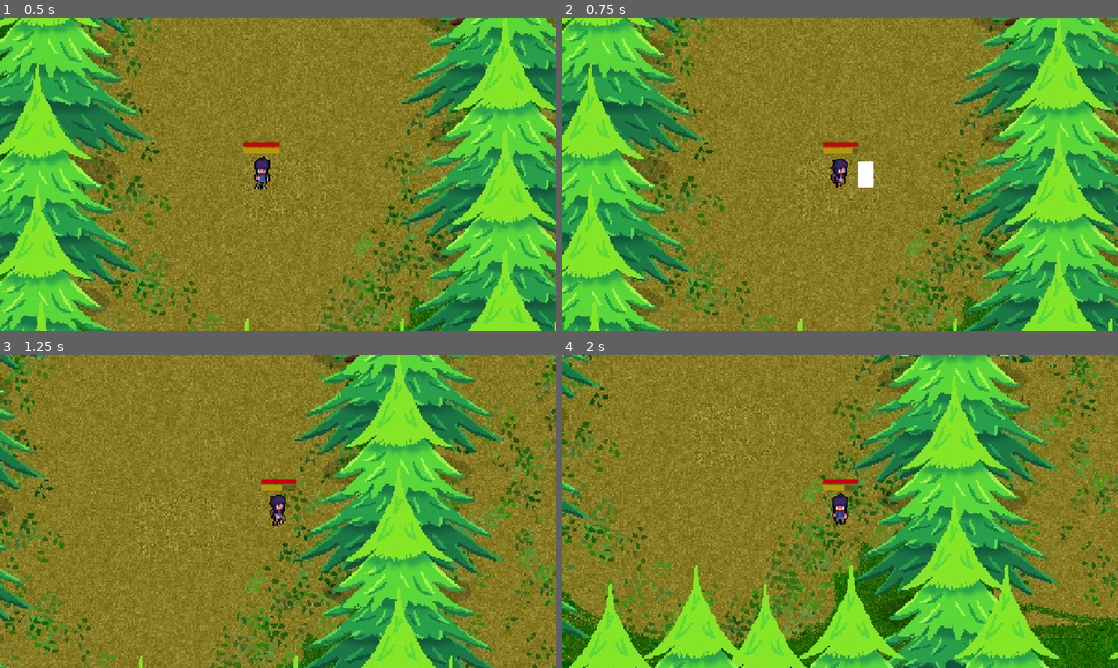
Above: before the commit, frames 1-4 (two rows, left to right).
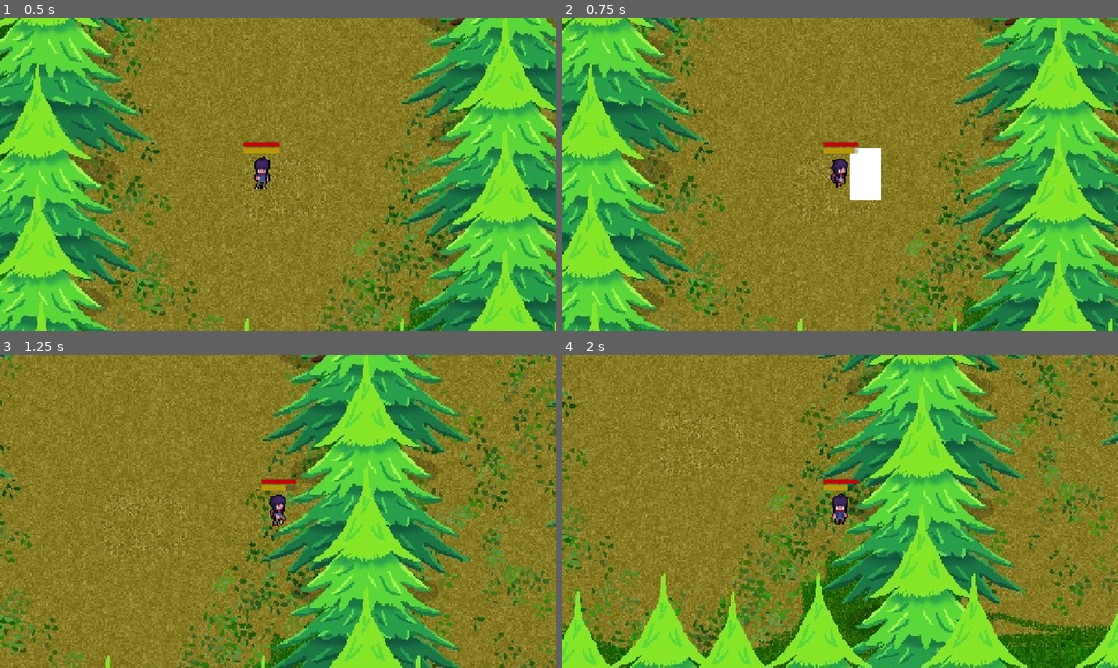
Above: after the commit, the same moments.

Repository: CAHSI-Game-Studios/CGS-project
Game: Godot game, scene res://games/gameA/scenes/GameAScene.tscn
Same seed, same stepped clock (60 frames per second), same inputs: the game is played once before the commit and once after it. This scene is started directly instead of the project's main scene.
Inputs (mouse positions are in pixels of both pictures, inside the frame that each line leads up to):
- Up to frame 1 (0.5 s): no input
- Up to frame 2 (0.75 s): tap Enter at 0.5 s; move the mouse to (962, 158) at 0.52 s; hold D (move_right) from 0.53 s (still down); tap K (game_a_attack) at 0.6 s; click (962, 158) at 0.67 s
- Up to frame 3 (1.25 s): keep holding D (move_right); tap J (game_a_dash) at 0.8 s
- Up to frame 4 (2 s): move the mouse to (728, 527) at 1.27 s; release D (move_right) at 1.28 s; hold S (move_down) from 1.28 s (still down); tap J (game_a_dash) at 1.35 s; tap I (game_a_blocking, bound only after the commit) at 1.55 s

Frame 1 is identical in both runs. In frame 2, 0.7% of the frame differs, in the area x 51-58%, y 41-59%; in frame 3, 49%; in frame 4, 57%, in the area x 0-100%, y 0-100%.

Commit message:
Implement additional Game A player abilities

Diff:
--- a/src/games/gameA/scenes/player.tscn
+++ b/src/games/gameA/scenes/player.tscn
@@ -4,6 +4,7 @@
 [ext_resource type="Texture2D" uid="uid://cmqgvbnajfmnw" path="res://games/gameA/assets/The Male adventurer - Free/Death/death_normal_down.png" id="2_gmivo"]
 [ext_resource type="Texture2D" uid="uid://bfmk650vfyfvl" path="res://games/gameA/assets/The Male adventurer - Free/Idle/idle_down.png" id="2_helh4"]
 [ext_resource type="Texture2D" uid="uid://doyc17efavgrm" path="res://games/gameA/assets/The Male adventurer - Free/Walk/walk_down.png" id="2_i75ac"]
+[ext_resource type="PackedScene" uid="uid://ice8ybrngstv" path="res://games/gameA/scenes/player_projectile.tscn" id="2_q6d60"]
 [ext_resource type="Texture2D" uid="uid://bbgp4e38vwya1" path="res://games/gameA/assets/The Male adventurer - Free/Walk/walk_right_down.png" id="2_s0poa"]
 [ext_resource type="Texture2D" uid="uid://c01nfc7egl8v" path="res://games/gameA/assets/The Male adventurer - Free/Walk/walk_left_down.png" id="3_2s8eo"]
 [ext_resource type="Texture2D" uid="uid://b0clbuwlevlbu" path="res://games/gameA/assets/The Male adventurer - Free/Idle/idle_left_down.png" id="3_gmivo"]
@@ -1075,6 +1076,7 @@
 [node name="Player" type="CharacterBody2D" unique_id=102526350]
 collision_mask = 4
 script = ExtResource("1_18y4s")
+player_projectile_scene = ExtResource("2_q6d60")
 
 [node name="animations" type="AnimatedSprite2D" parent="." unique_id=207314538]
 sprite_frames = SubResource("SpriteFrames_gmybj")
@@ -1089,10 +1091,30 @@
 collision_mask = 2
 
 [node name="attack_collision" type="CollisionShape2D" parent="attack_area" unique_id=137975417]
+scale = Vector2(2, 2)
 shape = SubResource("RectangleShape2D_esnmb")
 
 [node name="temp_visual" type="Polygon2D" parent="attack_area" unique_id=284217516]
-position = Vector2(0, -15)
+visible = false
+position = Vector2(0, -30)
+scale = Vector2(2, 2)
+polygon = PackedVector2Array(-10, 9, -10, 21, 10, 21, 10, 9)
+
+[node name="heavy_attack_area" type="Area2D" parent="." unique_id=892469099]
+position = Vector2(0, 15)
+collision_layer = 0
+collision_mask = 2
+
+[node name="attack_collision" type="CollisionShape2D" parent="heavy_attack_area" unique_id=176649105]
+position = Vector2(0, 18)
+scale = Vector2(4, 5)
+shape = SubResource("RectangleShape2D_esnmb")
+debug_color = Color(0.9220858, 0.08970549, 0.6476154, 0.41960785)
+
+[node name="temp_visual" type="Polygon2D" parent="heavy_attack_area" unique_id=974216836]
+visible = false
+position = Vector2(0, -57)
+scale = Vector2(4, 5)
 polygon = PackedVector2Array(-10, 9, -10, 21, 10, 21, 10, 9)
 
 [node name="hitbox_area" type="Area2D" parent="." unique_id=867674304]
@@ -1144,13 +1166,30 @@
 autostart = true
 
 [node name="attack_cooldown" type="Timer" parent="." unique_id=1408741538]
+wait_time = 0.5
+one_shot = true
+
+[node name="heavy_attack_cooldown" type="Timer" parent="." unique_id=41991980]
+wait_time = 1.5
+one_shot = true
+
+[node name="stun_cooldown" type="Timer" parent="." unique_id=833807749]
+wait_time = 2.0
 one_shot = true
 
 [connection signal="area_entered" from="attack_area" to="." method="_on_attack_area_area_entered"]
 [connection signal="body_entered" from="attack_area" to="." method="_on_attack_area_body_entered"]
+[connection signal="area_entered" from="heavy_attack_area" to="." method="_on_attack_area_area_entered"]
+[connection signal="area_entered" from="heavy_attack_area" to="." method="_on_heavy_attack_area_area_entered"]
+[connection signal="body_entered" from="heavy_attack_area" to="." method="_on_attack_area_body_entered"]
 [connection signal="area_entered" from="hitbox_area" to="." method="_on_hitbox_area_area_entered"]
 [connection signal="body_entered" from="hitbox_area" to="." method="_on_hitbox_area_body_entered"]
 [connection signal="timeout" from="dash_cooldown" to="." method="_on_dash_cooldown_timeout"]
 [connection signal="timeout" from="stamina_regen" to="." method="_on_stamina_regen_timeout"]
 [connection signal="timeout" from="regen" to="." method="_on_regen_timeout"]
 [connection signal="timeout" from="attack_cooldown" to="." method="_on_attack_cooldown_timeout"]
+[connection signal="timeout" from="heavy_attack_cooldown" to="." method="_on_attack_cooldown_timeout"]
+[connection signal="timeout" from="heavy_attack_cooldown" to="." method="_on_heavy_attack_cooldown_timeout"]
+[connection signal="timeout" from="stun_cooldown" to="." method="_on_attack_cooldown_timeout"]
+[connection signal="timeout" from="stun_cooldown" to="." method="_on_stun_cooldown_timeout"]
+[connection signal="timeout" from="stun_cooldown" to="." method="_on_heavy_attack_cooldown_timeout"]
--- /dev/null
+++ b/src/games/gameA/scenes/player_projectile.gd
@@ -0,0 +1,18 @@
+extends GameAProjectile
+
+func _on_area_entered(area: Area2D):
+	if area.get_parent() == null:
+		return
+
+	var enemy := area.get_parent()
+
+	if enemy is GameAEnemy:
+		enemy.take_damage(damage)
+
+	queue_free()
+
+func _on_body_entered(body: Node2D):
+	if body is GameAEnemy:
+		body.take_damage(damage)
+
+	queue_free()
--- /dev/null
+++ b/src/games/gameA/scenes/player_projectile.tscn
@@ -0,0 +1,14 @@
+[gd_scene format=3 uid="uid://ice8ybrngstv"]
+
+[ext_resource type="Script" uid="uid://832ngpe5yujc" path="res://games/gameA/scenes/player_projectile.gd" id="1_6gpdq"]
+
+[sub_resource type="CapsuleShape2D" id="CapsuleShape2D_us073"]
+
+[node name="PlayerProjectile" type="Area2D" unique_id=1571769180]
+collision_layer = 2
+collision_mask = 3
+script = ExtResource("1_6gpdq")
+
+[node name="CollisionShape2D" type="CollisionShape2D" parent="." unique_id=2013667293]
+rotation = 1.5707964
+shape = SubResource("CapsuleShape2D_us073")
--- a/src/games/gameA/scripts/player.gd
+++ b/src/games/gameA/scripts/player.gd
@@ -3,7 +3,7 @@
 
 # ->> W,A,S,D FOR MOVEMENT J,K FOR DASH AND ATTACK <<-
 # ->> W,A,S,D FOR MOVEMENT J,K FOR DASH AND ATTACK <<-
-
+@export var player_projectile_scene: PackedScene
 
 # -------------------------
 # MOVEMENT
@@ -26,6 +26,9 @@
 var is_stamina_regen = false
 var is_dash_cooldown = false
 var is_attack_cooldown = false
+var is_heavy_attack_cooldown = false
+var is_blocking = false
+var is_stunned = false
 
 
 # -------------------------
@@ -33,6 +36,7 @@
 # -------------------------
 
 var base_damage = 20
+var heavy_damage = 30
 var crit_chance = 0.05
 var crit_multiplier = 2.0
 
@@ -44,6 +48,8 @@
 func _ready():
 	$attack_area/attack_collision.disabled = true
 	$attack_area/temp_visual.hide()
+	$heavy_attack_area/attack_collision.disabled = true
+	$heavy_attack_area/temp_visual.hide()
 
 	$UI/health_bar.max_value = max_health
 	$UI/health_bar.value = health
@@ -57,6 +63,10 @@
 # -------------------------
 
 func _physics_process(_delta: float) -> void:
+
+	if is_stunned:
+		velocity = Vector2.ZERO
+		return
 
 	var direction = Vector2(
 		Input.get_axis("move_left", "move_right"),
@@ -68,7 +78,7 @@
 	if Input.is_action_just_pressed("game_a_dash") && !is_dash_cooldown && stamina >= 20:
 		$hitbox_area/hitbox_collision.disabled = true
 
-		SPEED = 225
+		SPEED = 350
 
 		is_dash_cooldown = true
 		is_stamina_regen = false
@@ -85,9 +95,9 @@
 		$hitbox_area/hitbox_collision.disabled = false
 
 
-	# ATTACK
-	if Input.is_action_just_pressed("game_a_attack") && !is_attack_cooldown && stamina >= 20:
-		attack()
+	# ATTACK & BLOCK & SHOOT
+	if Input.is_action_just_pressed("game_a_attack") && !is_attack_cooldown && stamina >= 10:
+		attack("k")
 
 		is_attack_cooldown = true
 		is_stamina_regen = false
@@ -95,7 +105,39 @@
 		$attack_cooldown.start()
 		$stamina_regen.start()
 
-		stamina -= 20
+		stamina -= 10
+		$UI/stamina_bar.value = stamina
+
+
+	if Input.is_action_just_pressed("game_a_heavy_attack") && !is_heavy_attack_cooldown && stamina >= 30:
+		attack("l")
+
+		is_heavy_attack_cooldown = true
+		is_stamina_regen = false
+
+		$heavy_attack_cooldown.start()
+		$stamina_regen.start()
+
+		stamina -= 30
+		$UI/stamina_bar.value = stamina
+
+
+	if Input.is_action_pressed("game_a_blocking"):
+		is_blocking=true
+		direction = Vector2.ZERO
+
+	else:
+		is_blocking=false
+
+	if Input.is_action_just_pressed("game_a_projectile") && !is_attack_cooldown && stamina >= 10:
+		shoot()
+		is_attack_cooldown = true
+		is_stamina_regen = false
+
+		$attack_cooldown.start()
+		$stamina_regen.start()
+
+		stamina -= 10
 		$UI/stamina_bar.value = stamina
 
 
@@ -187,49 +229,70 @@
 	if direction == Vector2.UP:
 		$attack_area.position = Vector2(0, -20)
 		$attack_area.rotation_degrees = 180
+		$heavy_attack_area.position = Vector2(0, -20)
+		$heavy_attack_area.rotation_degrees = 180
 
 	elif direction == Vector2.DOWN:
 		$attack_area.position = Vector2(0, 20)
 		$attack_area.rotation_degrees = 0
+		$heavy_attack_area.position = Vector2(0, 20)
+		$heavy_attack_area.rotation_degrees = 0
 
 	elif direction == Vector2.LEFT:
 		$attack_area.position = Vector2(-20, 0)
 		$attack_area.rotation_degrees = 90
+		$heavy_attack_area.position = Vector2(-20, 0)
+		$heavy_attack_area.rotation_degrees = 90
 
 	elif direction == Vector2.RIGHT:
 		$attack_area.position = Vector2(20, 0)
 		$attack_area.rotation_degrees = -90
+		$heavy_attack_area.position = Vector2(20, 0)
+		$heavy_attack_area.rotation_degrees = -90
 
 	elif direction == Vector2(1, -1):
 		$attack_area.position = Vector2(15, -15)
 		$attack_area.rotation_degrees = -135
+		$heavy_attack_area.position = Vector2(15, -15)
+		$heavy_attack_area.rotation_degrees = -135
 
 	elif direction == Vector2(-1, -1):
 		$attack_area.position = Vector2(-15, -15)
 		$attack_area.rotation_degrees = 135
+		$heavy_attack_area.position = Vector2(-15, -15)
+		$heavy_attack_area.rotation_degrees = 135
 
 	elif direction == Vector2(1, 1):
 		$attack_area.position = Vector2(15, 15)
 		$attack_area.rotation_degrees = -45
+		$heavy_attack_area.position = Vector2(15, 15)
+		$heavy_attack_area.rotation_degrees = -45
 
 	elif direction == Vector2(-1, 1):
 		$attack_area.position = Vector2(-15, 15)
 		$attack_area.rotation_degrees = 45
+		$heavy_attack_area.position = Vector2(-15, 15)
+		$heavy_attack_area.rotation_degrees = 45
 
 
 # -------------------------
 # ATTACK
 # -------------------------
 
-func attack():
-
-	$attack_area/temp_visual.show()
-	$attack_area/attack_collision.disabled = false
-
-	await get_tree().create_timer(0.2).timeout
-
-	$attack_area/temp_visual.hide()
-	$attack_area/attack_collision.disabled = true
+func attack(a):
+	if a=="k":
+		$attack_area/temp_visual.show()
+		$attack_area/attack_collision.disabled = false
+		await get_tree().create_timer(0.2).timeout
+		$attack_area/temp_visual.hide()
+		$attack_area/attack_collision.disabled = true
+
+	elif a=="l":
+		$heavy_attack_area/temp_visual.show()
+		$heavy_attack_area/attack_collision.disabled = false
+		await get_tree().create_timer(0.2).timeout
+		$heavy_attack_area/temp_visual.hide()
+		$heavy_attack_area/attack_collision.disabled = true
 
 
 # -------------------------
@@ -256,11 +319,23 @@
 
 
 func take_damage(dmg : int):
+	if is_blocking:
+		stamina -= dmg
+		stamina = max(stamina, 0)
+		$UI/stamina_bar.value = stamina
+
+		if stamina <= 0:
+			is_blocking = false
+			is_stunned = true
+			$stun_cooldown.start()
+		return
+
 	if dmg >= health:
 		health = 0
-		# game loss logic would go here
+		#lose logic
 	else:
 		health -= dmg
+
 	$UI/health_bar.value = health
 
 # -------------------------
@@ -271,13 +346,28 @@
 	if area.get_parent() == null: return
 	var enemy := area.get_parent()
 	if enemy is GameAEnemy:
-		# we should put a varaible for dmg
-		enemy.take_damage(20)
+		enemy.take_damage(base_damage)
+
+func _on_heavy_attack_area_area_entered(area: Area2D) -> void:
+	if area.get_parent() == null: return
+	var enemy := area.get_parent()
+	if enemy is GameAEnemy:
+		enemy.take_damage(heavy_damage)
+
+func shoot():
+	var projectile: GameAProjectile = player_projectile_scene.instantiate()
+	projectile.direction = facing_direction.normalized()
+	projectile.speed = 250.0
+	projectile.damage = 10
+	get_tree().current_scene.add_child(projectile)
+	projectile.global_position = global_position + facing_direction.normalized() * 30
 
 func _on_hitbox_area_area_entered(area: Area2D) -> void:
 	# make sure area its the enemy hitbox
 	if area.get_parent() == null: return
+
 	var enemy := area.get_parent()
+
 	if enemy is GameAEnemy:
 		take_damage(enemy.dmg)
 
@@ -307,3 +397,14 @@
 
 	if stamina >= max_stamina || !is_stamina_regen:
 		$regen.stop()
+
+
+func _on_heavy_attack_cooldown_timeout() -> void:
+	is_heavy_attack_cooldown=false
+
+
+
+
+func _on_stun_cooldown_timeout() -> void:
+	is_stunned=false;
+	$stamina_regen.start()
--- a/src/project.godot
+++ b/src/project.godot
@@ -57,6 +57,21 @@
 "events": [Object(InputEventKey,"resource_local_to_scene":false,"resource_name":"","device":-1,"window_id":0,"alt_press …(192 unchanged characters)…
 ]
 }
+game_a_heavy_attack={
+"deadzone": 0.2,
+"events": [Object(InputEventKey,"resource_local_to_scene":false,"resource_name":"","device":-1,"window_id":0,"alt_pressed":false,"shift_pressed":false,"ctrl_pressed":false,"meta_pressed":false,"pressed":false,"keycode":0,"physical_keycode":76,"key_label":0,"unicode":108,"location":0,"echo":false,"script":null)
+]
+}
+game_a_blocking={
+"deadzone": 0.2,
+"events": [Object(InputEventKey,"resource_local_to_scene":false,"resource_name":"","device":-1,"window_id":0,"alt_pressed":false,"shift_pressed":false,"ctrl_pressed":false,"meta_pressed":false,"pressed":false,"keycode":0,"physical_keycode":73,"key_label":0,"unicode":105,"location":0,"echo":false,"script":null)
+]
+}
+game_a_projectile={
+"deadzone": 0.2,
+"events": [Object(InputEventKey,"resource_local_to_scene":false,"resource_name":"","device":-1,"window_id":0,"alt_pressed":false,"shift_pressed":false,"ctrl_pressed":false,"meta_pressed":false,"pressed":false,"keycode":0,"physical_keycode":79,"key_label":0,"unicode":111,"location":0,"echo":false,"script":null)
+]
+}
 
 [physics]
 
Not shown, added: src/games/gameA/scenes/player_projectile.gd.uid
